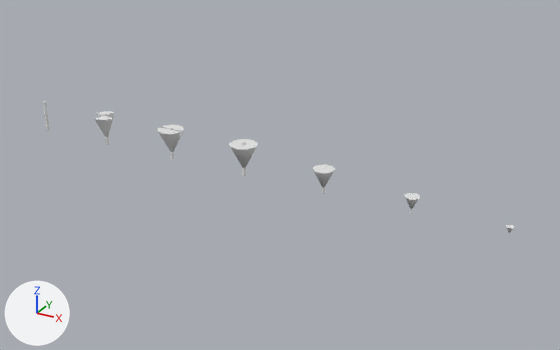
Two versions of the Blender file landscape/trees/toyland/1947-1953.blend, one commit apart.
Before and after are seen from a 50 mm lens placed at (6.3, -34.6, 17.8), pointed at (-13.0, 0.7, 0.2). The lights are fixed; the arrows at lower left show +X, +Y and +Z.
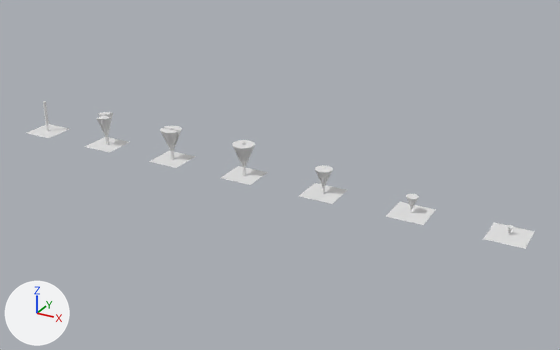
Diff of the bpy script that builds the scene:
```diff
--- a/landscape/trees/toyland/1947-1953.blend.py
+++ b/landscape/trees/toyland/1947-1953.blend.py
@@ mat_special_shadowonly @@
+mat_special_shadowonly = bpy.data.materials.new('Special_ShadowOnly')
@@ me_plane @@
+me_plane.from_pydata([(1.0, -1.0, 0.0), (-1.0, -1.0, 0.0), (1.0, 1.0, 0.0), (-1.0, 1.0, 0.0)], [], [(2, 3, 1, 0)])
+me_plane.materials.append(mat_special_shadowonly)
@@ ob_plane @@
+ob_plane = bpy.data.objects.new('Plane', me_plane)
+ob_plane.location = (-15.0, 0.0, 0.0)
@@ ob_plane_001 @@
+ob_plane_001 = bpy.data.objects.new('Plane.001', me_plane)
+ob_plane_001.location = (-20.0, 0.0, 0.0)
@@ ob_plane_002 @@
+ob_plane_002 = bpy.data.objects.new('Plane.002', me_plane)
+ob_plane_002.location = (-25.0, 0.0, 0.0)
@@ ob_plane_003 @@
+ob_plane_003 = bpy.data.objects.new('Plane.003', me_plane)
+ob_plane_003.location = (-30.0, 0.0, 0.0)
@@ ob_plane_004 @@
+ob_plane_004 = bpy.data.objects.new('Plane.004', me_plane)
+ob_plane_004.location = (-10.0, 0.0, 0.0)
@@ ob_plane_005 @@
+ob_plane_005 = bpy.data.objects.new('Plane.005', me_plane)
+ob_plane_005.location = (-5.0, 0.0, 0.0)
@@ ob_plane_006 @@
+ob_plane_006 = bpy.data.objects.new('Plane.006', me_plane)
+ob_plane_006.location = (0.0, 0.0, 0.0)
```

What differs and where, as boxes [x1, y1, x2, y2] in the pictures (560 x 350 px):
'Plane.006', added: after [483, 222, 535, 249]
'Plane.005', added: after [386, 202, 436, 225]
'Plane.004', added: after [299, 183, 347, 204]
'Plane', added: after [221, 166, 268, 185]
'Plane.001', added: after [149, 151, 196, 168]
'Plane.002', added: after [85, 137, 129, 152]
'Plane.003', added: after [27, 124, 69, 138]
